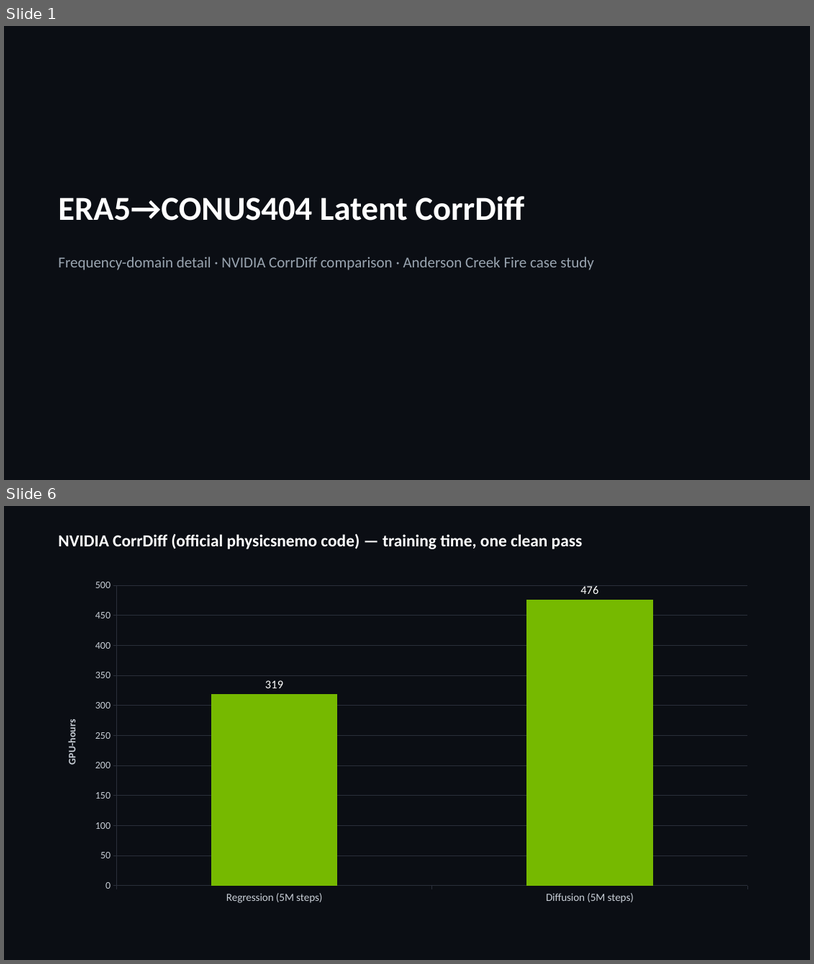
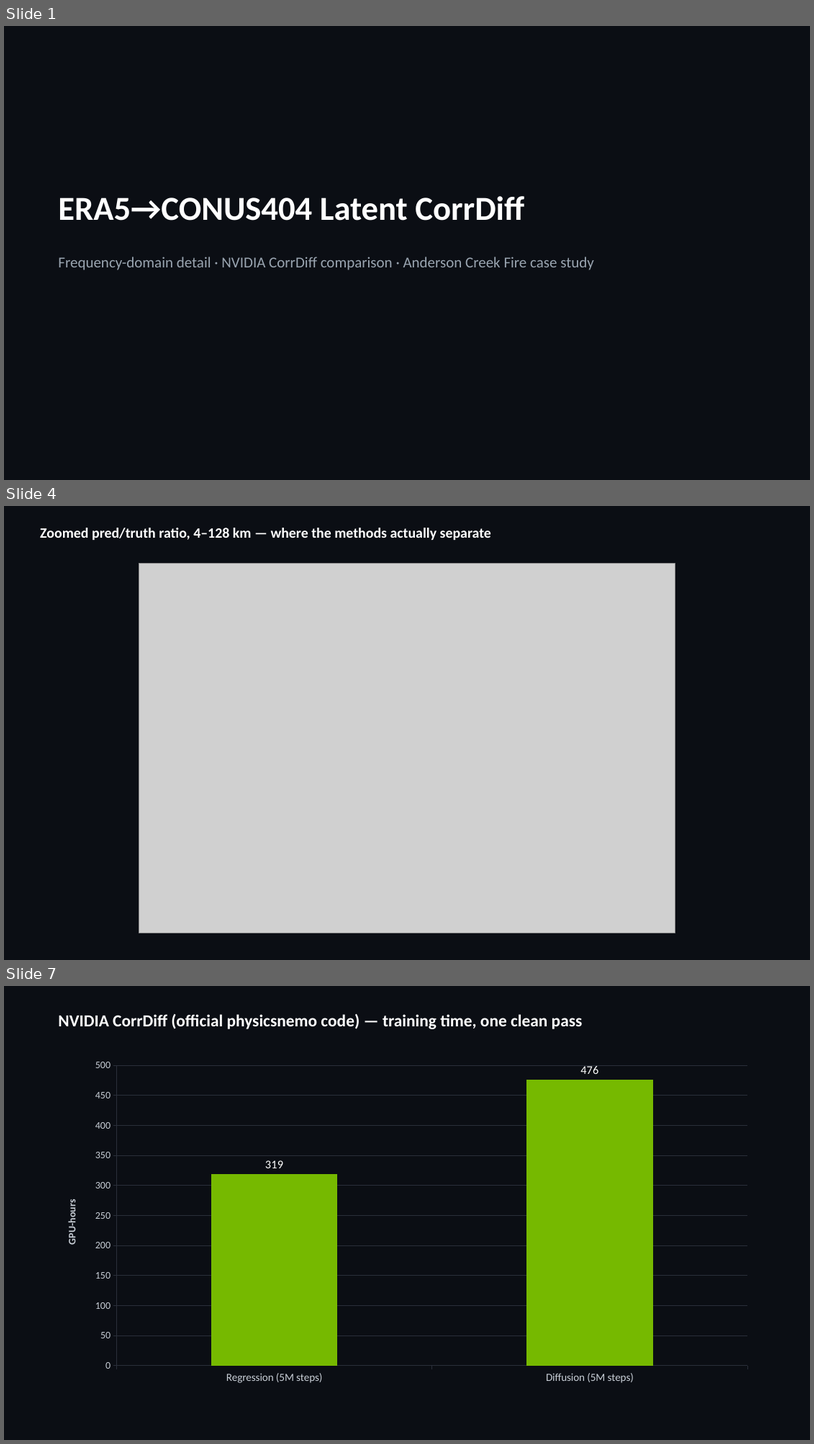
Before and after one commit to milhud/diffusion_downscaling_model, a slide deck: results/corrdiff_comparison/corrdiff_benchmark_slides.pptx. Shown one above the other, each under a label of ours: slides 1 and 6 before the commit, slides 1, 4 and 7 after it; the slides between them are not shown. The pictures are 814x964 and 814x1444 pixels, drawn with LibreOffice and Linux fonts; fonts in the diff are those of the drawing; grey boxes stand for pictures. Boxes give left, top, right and bottom in pixels: in the first picture for what was removed or moved away, otherwise in the second. Text is boxed around its words. In the diff, an @@ line names an element or a change of style, - is before the commit and + after.

```diff
--- a/results/corrdiff_comparison/corrdiff_benchmark_slides.pptx
+++ b/results/corrdiff_comparison/corrdiff_benchmark_slides.pptx
@@ slide 4 added at box(4, 506, 810, 960), background #0B0E14 @@
@@ text added at box(40, 528, 491, 540), 17 pt, text #FFFFFF, bold @@
+Zoomed pred/truth ratio, 4–128 km — where the methods actually separate
@@ picture added at box(139, 564, 676, 932) @@
@@ what was slide 6 is now slide 7 @@
```
Also in this commit, not shown: 18 other slides added, 11 slides removed, 25 other files.
